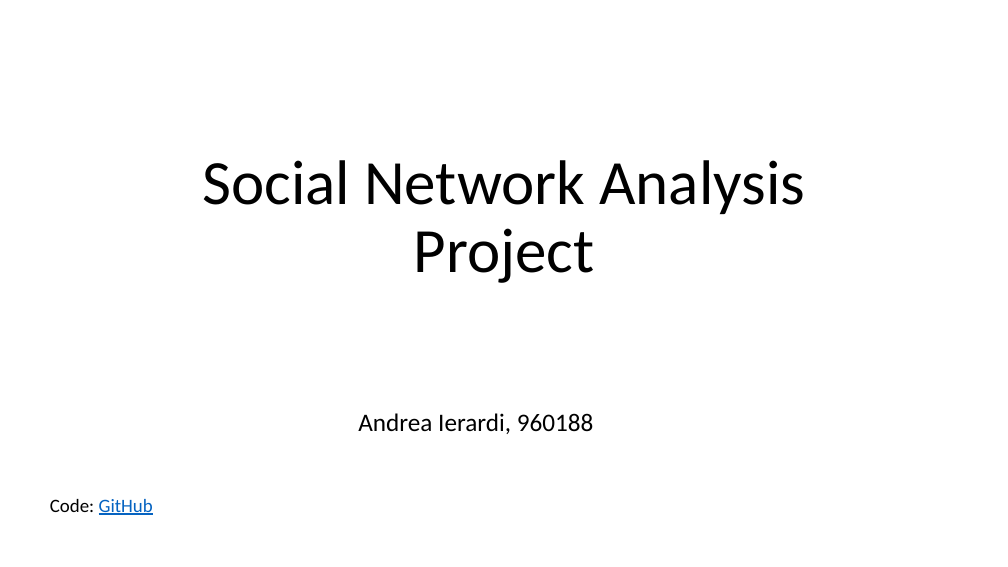
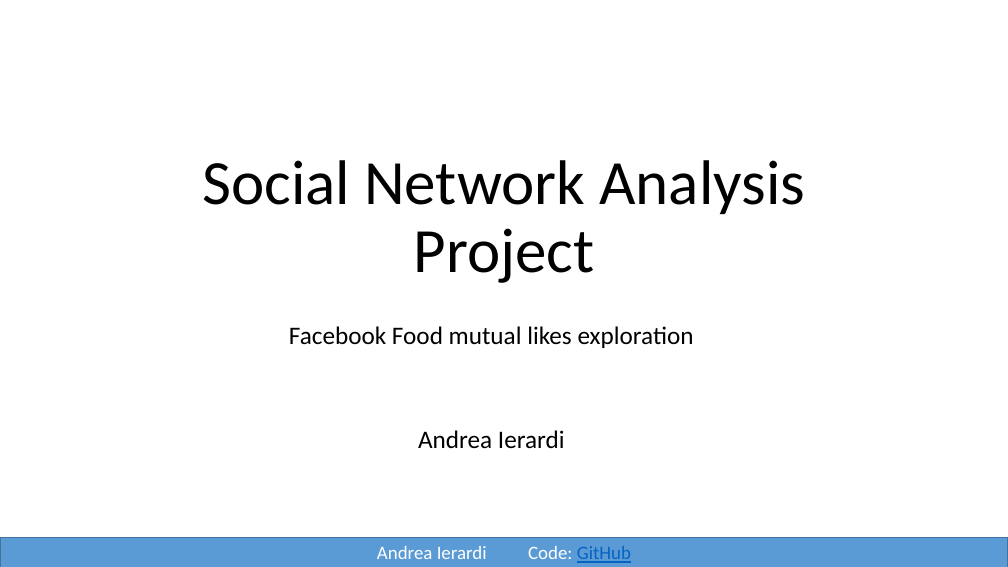
Before and after one commit to Andreaierardi/SocialNetworkAnalysis-project, a slide deck: slide 1 of Report/report.pptx. Drawn at 1008x567 pixels with LibreOffice and Linux fonts; fonts in the diff are those of the drawing. Boxes give left, top, right and bottom in pixels: in the first picture for what was removed or moved away, otherwise in the second. Text is boxed around its words. In the diff, an @@ line names an element or a change of style, - is before the commit and + after.

```diff
--- a/Report/report.pptx
+++ b/Report/report.pptx
@@ subtitle at (289,326,694,449): text changed @@
-Andrea Ierardi, 960188
+Facebook Food mutual likes exploration
+Andrea Ierardi
@@ rectangle "Andrea Ierardi Code: GitHub": place and size @@
-rectangle "Andrea Ierardi Code: GitHub" at (50,499,153,515)
+rectangle "Andrea Ierardi Code: GitHub" at (0,538,1008,567)
@@ rectangle "Andrea Ierardi Code: GitHub" at (0,538,1008,567): fill none to #5B9BD5; outline none to #43739E 1 pt @@
@@ text in rectangle at (377,546,631,563): text changed; text colour #0563C1 to #FFFFFF @@
-Code: GitHub
+Andrea Ierardi Code: GitHub
```
Also in this commit, not shown: 11 other slides changed.
